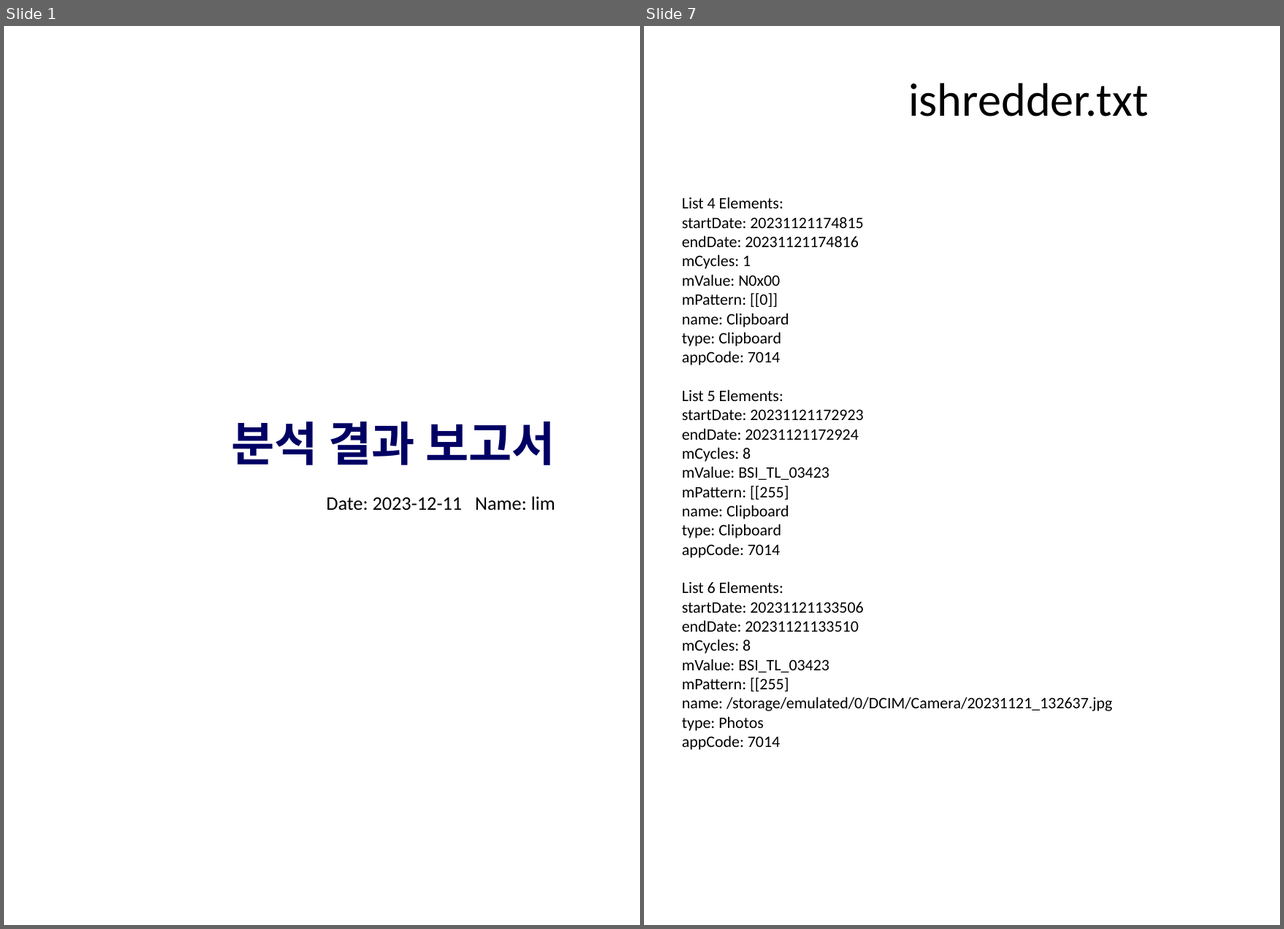
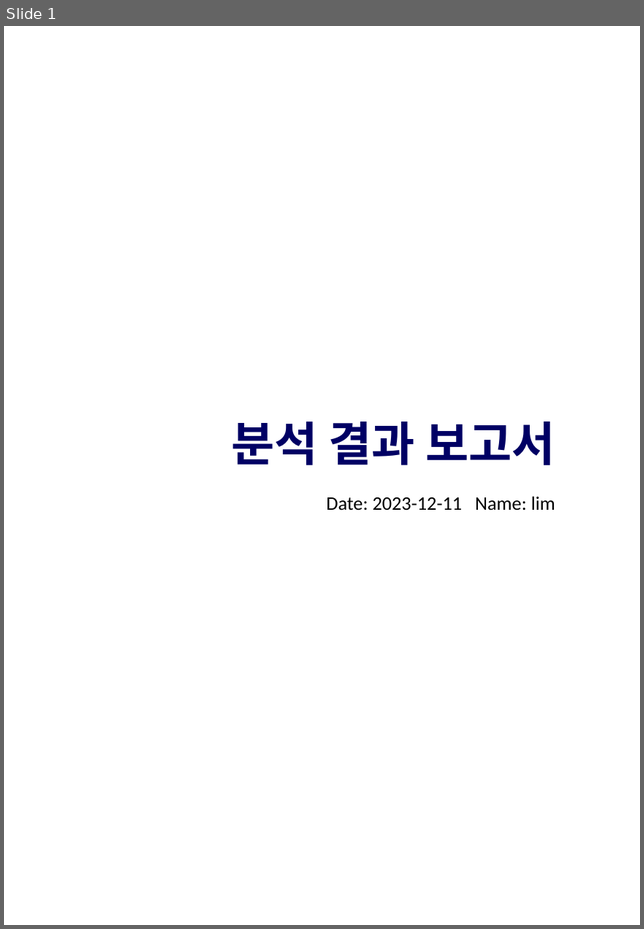
Before and after one commit to limsomi/BoB-bokgumagic, a slide deck: sample.pptx. Shown side by side, each under a label of ours: slides 1 and 7 before the commit, slide 1 after it; the slides between them are not shown. The pictures are 1284x929 and 644x929 pixels, drawn with LibreOffice and Linux fonts; fonts in the diff are those of the drawing; background and template pictures are left out. Boxes give left, top, right and bottom in pixels: in the first picture for what was removed or moved away, otherwise in the second. Text is boxed around its words. In the diff, an @@ line names an element or a change of style, - is before the commit and + after.

```diff
--- a/sample.pptx
+++ b/sample.pptx
@@ slide 7 removed at [644,26,1280,925], background picture (left out) @@
@@ title removed at [908,83,1148,117] @@
-ishredder.txt
@@ text removed at [682,197,1113,750] @@
-List 4 Elements:
-startDate: 20231121174815
-endDate: 20231121174816
-mCycles: 1
-mValue: N0x00
-mPattern: [[0]]
-name: Clipboard
-type: Clipboard
-appCode: 7014
-List 5 Elements:
-startDate: 20231121172923
-endDate: 20231121172924
-mCycles: 8
-mValue: BSI_TL_03423
-mPattern: [[255]
-name: Clipboard
-type: Clipboard
-appCode: 7014
-List 6 Elements:
-startDate: 20231121133506
-endDate: 20231121133510
-mCycles: 8
-mValue: BSI_TL_03423
-mPattern: [[255]
-name: /storage/emulated/0/DCIM/Camera/20231121_132637.jpg
-type: Photos
-appCode: 7014
```
Also in this commit, not shown: 12 slides added, 5 other slides removed, 9 other files.
